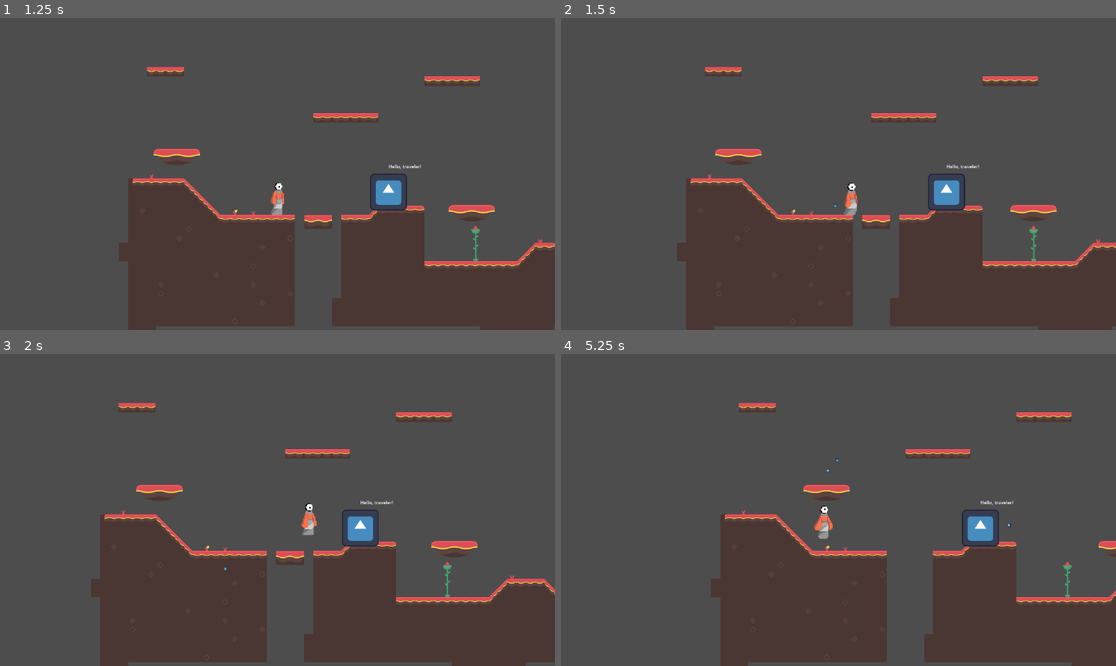
Above: before the commit, frames 1-4 (two rows, left to right).
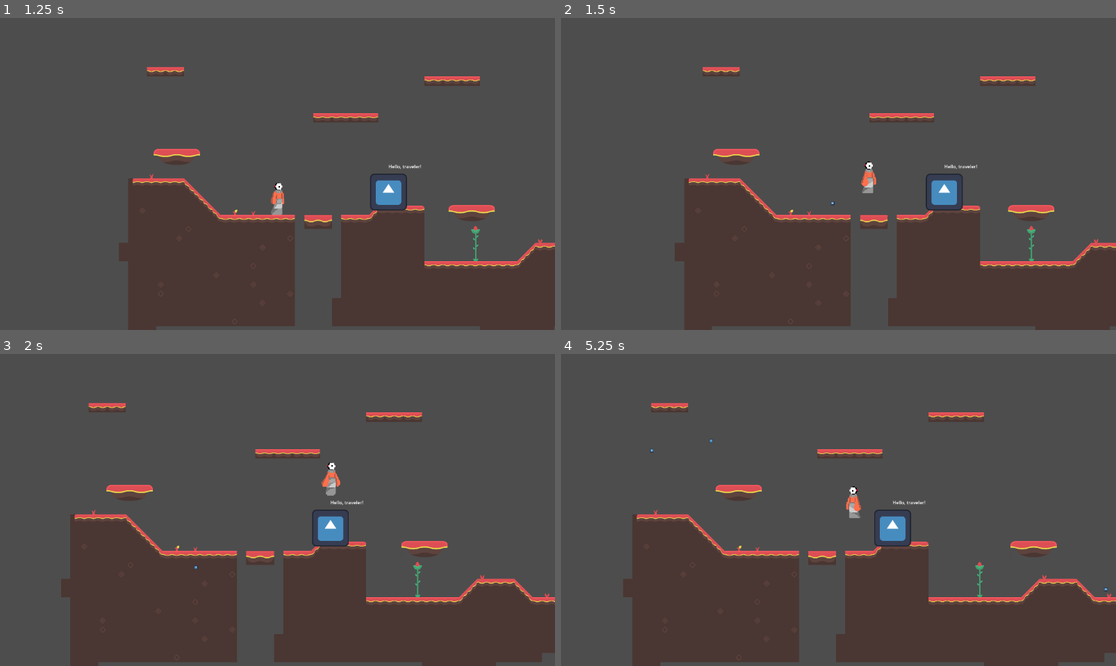
Above: after the commit, the same moments.

Repository: unsaltedkale/Quilt
Game: Godot game, scene res://Andy's Path/Scenes/AndyMain.tscn
The game is run twice, just before and just after one commit, with the same random seed, the same clock (stepped at 60 frames per second) and the same inputs. This scene is started directly instead of the project's main scene. The engine's default icon, where the game draws it, is replaced by a stand-in: a white triangle on a blue panel in a dark square.
Inputs (mouse positions are in pixels of both pictures, inside the frame that each line leads up to):
- Up to frame 1 (1.25 s): click "PLAY" at 0.5 s
- Up to frame 2 (1.5 s): tap Enter at 1.25 s; move the mouse to (810, 236) at 1.27 s; hold D (move_right) from 1.28 s (still down); tap F (fire_projectile) at 1.35 s; click (810, 236) at 1.42 s
- Up to frame 3 (2 s): keep holding D (move_right); tap Space (jump) at 1.52, 1.55, 1.82 s
- Up to frame 4 (5.25 s): move the mouse to (1005, 556) at 2.02 s; tap Space (jump) at 2.1, 2.27, 2.57, 3.05, 3.77, 4.07, 4.52, 4.55, 4.82, 5.1 s; click (1005, 556) at 2.17 s; tap F (fire_projectile) at 2.3, 2.85, 3.8, 4.35 s; move the mouse to (672, 463) at 2.77 s; release D (move_right) at 2.78 s; hold A (move_left) 2.78-5.03 s; click (672, 463) at 2.92 s; move the mouse to (866, 510) at 3.52 s; tap E (interact) at 3.6 s; click (866, 510) at 3.67 s; move the mouse to (755, 432) at 4.27 s; click (755, 432) at 4.42 s; move the mouse to (960, 494) at 5.02 s; hold D (move_right) from 5.03 s (still down); click (960, 494) at 5.17 s

Frame 1 is identical in both runs. In frame 2, 2.0% of the frame differs, in the area x 20-100%, y 15-100%; in frame 3, 12%; in frame 4, 21%, in the area x 11-100%, y 15-100%.

Commit message:
recoil & phlo animations

Diff:
--- a/Emily WIP/Scenes/player.tscn
+++ b/Emily WIP/Scenes/player.tscn
@@ -14,6 +14,10 @@
 [ext_resource type="Texture2D" uid="uid://d4enw7wsgmurv" path="res://Art/Quilt Animation Spritesheet Walk (1).png" id="10_ltfw8"]
 [ext_resource type="Texture2D" uid="uid://0qwf60hlqiwk" path="res://Art/Quilt Animation Spritesheet Jump.png" id="11_lkxuv"]
 [ext_resource type="Texture2D" uid="uid://c3nsbjc4e2qdy" path="res://Art/Quilt Animation Spritesheet Land.png" id="12_g4sr2"]
+[ext_resource type="Texture2D" uid="uid://bnfs4jedu6cg2" path="res://Art/Phlo Spritesheet Fall.png" id="13_4hfjo"]
+[ext_resource type="Texture2D" uid="uid://v6lnp4ltt52v" path="res://Art/Phlo Spritesheet Idle.png" id="14_33mbb"]
+[ext_resource type="Texture2D" uid="uid://b11e7u6tdq2t" path="res://Art/Phlo Spritesheet Jump.png" id="15_3uy0y"]
+[ext_resource type="Texture2D" uid="uid://cjfqi2ftbtkcu" path="res://Art/Phlo Spritesheet Land.png" id="16_1nwdr"]
 
 [sub_resource type="CapsuleShape2D" id="CapsuleShape2D_x8qdn"]
 radius = 4.75
@@ -54,6 +58,110 @@
 atlas = ExtResource("12_g4sr2")
 region = Rect2(0, 0, 26, 43)
 
+[sub_resource type="AtlasTexture" id="AtlasTexture_8lyhf"]
+atlas = ExtResource("13_4hfjo")
+region = Rect2(0, 0, 16, 28)
+
+[sub_resource type="AtlasTexture" id="AtlasTexture_1jo8y"]
+atlas = ExtResource("13_4hfjo")
+region = Rect2(0, 28, 16, 28)
+
+[sub_resource type="AtlasTexture" id="AtlasTexture_sfidj"]
+atlas = ExtResource("13_4hfjo")
+region = Rect2(0, 56, 16, 28)
+
+[sub_resource type="AtlasTexture" id="AtlasTexture_nvsa4"]
+atlas = ExtResource("13_4hfjo")
+region = Rect2(0, 84, 16, 28)
+
+[sub_resource type="AtlasTexture" id="AtlasTexture_mvm5y"]
+atlas = ExtResource("13_4hfjo")
+region = Rect2(0, 112, 16, 28)
+
+[sub_resource type="AtlasTexture" id="AtlasTexture_en6vk"]
+atlas = ExtResource("13_4hfjo")
+region = Rect2(0, 140, 16, 28)
+
+[sub_resource type="AtlasTexture" id="AtlasTexture_7bnyx"]
+atlas = ExtResource("13_4hfjo")
+region = Rect2(0, 168, 16, 28)
+
+[sub_resource type="AtlasTexture" id="AtlasTexture_5trxh"]
+atlas = ExtResource("13_4hfjo")
+region = Rect2(0, 196, 16, 28)
+
+[sub_resource type="AtlasTexture" id="AtlasTexture_mnf30"]
+atlas = ExtResource("14_33mbb")
+region = Rect2(0, 0, 16, 28)
+
+[sub_resource type="AtlasTexture" id="AtlasTexture_0umqi"]
+atlas = ExtResource("14_33mbb")
+region = Rect2(0, 28, 16, 28)
+
+[sub_resource type="AtlasTexture" id="AtlasTexture_kux4j"]
+atlas = ExtResource("14_33mbb")
+region = Rect2(0, 56, 16, 28)
+
+[sub_resource type="AtlasTexture" id="AtlasTexture_nsr8w"]
+atlas = ExtResource("14_33mbb")
+region = Rect2(0, 84, 16, 28)
+
+[sub_resource type="AtlasTexture" id="AtlasTexture_d6d7l"]
+atlas = ExtResource("14_33mbb")
+region = Rect2(0, 112, 16, 28)
+
+[sub_resource type="AtlasTexture" id="AtlasTexture_lyiw4"]
+atlas = ExtResource("14_33mbb")
+region = Rect2(0, 140, 16, 28)
+
+[sub_resource type="AtlasTexture" id="AtlasTexture_86r30"]
+atlas = ExtResource("14_33mbb")
+region = Rect2(0, 168, 16, 28)
+
+[sub_resource type="AtlasTexture" id="AtlasTexture_pff4o"]
+atlas = ExtResource("14_33mbb")
+region = Rect2(0, 196, 16, 28)
+
+[sub_resource type="AtlasTexture" id="AtlasTexture_4gdqu"]
+atlas = ExtResource("15_3uy0y")
+region = Rect2(0, 0, 16, 28)
+
+[sub_resource type="AtlasTexture" id="AtlasTexture_vo3ff"]
+atlas = ExtResource("15_3uy0y")
+region = Rect2(0, 28, 16, 28)
+
+[sub_resource type="AtlasTexture" id="AtlasTexture_ffxbn"]
+atlas = ExtResource("15_3uy0y")
+region = Rect2(0, 56, 16, 28)
+
+[sub_resource type="AtlasTexture" id="AtlasTexture_jjonq"]
+atlas = ExtResource("15_3uy0y")
+region = Rect2(0, 84, 16, 28)
+
+[sub_resource type="AtlasTexture" id="AtlasTexture_loah5"]
+atlas = ExtResource("15_3uy0y")
+region = Rect2(0, 112, 16, 28)
+
+[sub_resource type="AtlasTexture" id="AtlasTexture_hvkkx"]
+atlas = ExtResource("15_3uy0y")
+region = Rect2(0, 140, 16, 28)
+
+[sub_resource type="AtlasTexture" id="AtlasTexture_djbab"]
+atlas = ExtResource("15_3uy0y")
+region = Rect2(0, 168, 16, 28)
+
+[sub_resource type="AtlasTexture" id="AtlasTexture_tt3ll"]
+atlas = ExtResource("15_3uy0y")
+region = Rect2(0, 196, 16, 28)
+
+[sub_resource type="AtlasTexture" id="AtlasTexture_uovq0"]
+atlas = ExtResource("16_1nwdr")
+region = Rect2(0, 0, 15, 27)
+
+[sub_resource type="AtlasTexture" id="AtlasTexture_682rl"]
+atlas = ExtResource("16_1nwdr")
+region = Rect2(0, 27, 15, 27)
+
 [sub_resource type="AtlasTexture" id="AtlasTexture_tcrre"]
 atlas = ExtResource("9_17h1f")
 region = Rect2(0, 0, 34, 44)
@@ -181,6 +289,104 @@
 }],
 "loop": false,
 "name": &"land",
+"speed": 5.0
+}, {
+"frames": [{
+"duration": 1.0,
+"texture": SubResource("AtlasTexture_8lyhf")
+}, {
+"duration": 1.0,
+"texture": SubResource("AtlasTexture_1jo8y")
+}, {
+"duration": 1.0,
+"texture": SubResource("AtlasTexture_sfidj")
+}, {
+"duration": 1.0,
+"texture": SubResource("AtlasTexture_nvsa4")
+}, {
+"duration": 1.0,
+"texture": SubResource("AtlasTexture_mvm5y")
+}, {
+"duration": 1.0,
+"texture": SubResource("AtlasTexture_en6vk")
+}, {
+"duration": 1.0,
+"texture": SubResource("AtlasTexture_7bnyx")
+}, {
+"duration": 1.0,
+"texture": SubResource("AtlasTexture_5trxh")
+}],
+"loop": false,
+"name": &"phlo_fall",
+"speed": 5.0
+}, {
+"frames": [{
+"duration": 1.0,
+"texture": SubResource("AtlasTexture_mnf30")
+}, {
+"duration": 1.0,
+"texture": SubResource("AtlasTexture_0umqi")
+}, {
+"duration": 1.0,
+"texture": SubResource("AtlasTexture_kux4j")
+}, {
+"duration": 1.0,
+"texture": SubResource("AtlasTexture_nsr8w")
+}, {
+"duration": 1.0,
+"texture": SubResource("AtlasTexture_d6d7l")
+}, {
+"duration": 1.0,
+"texture": SubResource("AtlasTexture_lyiw4")
+}, {
+"duration": 1.0,
+"texture": SubResource("AtlasTexture_86r30")
+}, {
+"duration": 1.0,
+"texture": SubResource("AtlasTexture_pff4o")
+}],
+"loop": true,
+"name": &"phlo_idle",
+"speed": 6.0
+}, {
+"frames": [{
+"duration": 1.0,
+"texture": SubResource("AtlasTexture_4gdqu")
+}, {
+"duration": 1.0,
+"texture": SubResource("AtlasTexture_vo3ff")
+}, {
+"duration": 1.0,
+"texture": SubResource("AtlasTexture_ffxbn")
+}, {
+"duration": 1.0,
+"texture": SubResource("AtlasTexture_jjonq")
+}, {
+"duration": 1.0,
+"texture": SubResource("AtlasTexture_loah5")
+}, {
+"duration": 1.0,
+"texture": SubResource("AtlasTexture_hvkkx")
+}, {
+"duration": 1.0,
+"texture": SubResource("AtlasTexture_djbab")
+}, {
+"duration": 1.0,
+"texture": SubResource("AtlasTexture_tt3ll")
+}],
+"loop": false,
+"name": &"phlo_jump",
+"speed": 5.0
+}, {
+"frames": [{
+"duration": 1.0,
+"texture": SubResource("AtlasTexture_uovq0")
+}, {
+"duration": 1.0,
+"texture": SubResource("AtlasTexture_682rl")
+}],
+"loop": true,
+"name": &"phlo_land",
 "speed": 5.0
 }, {
 "frames": [{
@@ -287,4 +493,4 @@
 position = Vector2(1.1920929e-07, 0)
 scale = Vector2(2.5, 2.5)
 sprite_frames = SubResource("SpriteFrames_4hfjo")
-animation = &"fall"
+animation = &"phlo_land"
--- a/Emily WIP/Scripts/movement_component.gd
+++ b/Emily WIP/Scripts/movement_component.gd
@@ -8,4 +8,10 @@
 var previous_velocity = 0
 
 func handle_horizontal_movement(body: CharacterBody2D, direction: float) -> void:
-	body.velocity.x = direction * speed
+	#if body.is_on_floor():
+		#body.velocity.x = direction * speed
+	#else:
+		#pass
+	var delta: float = get_process_delta_time()
+	var traction = 2500
+	body.velocity.x = move_toward(body.velocity.x, direction * speed, delta * traction)
--- a/Emily WIP/Scripts/recoil_component.gd
+++ b/Emily WIP/Scripts/recoil_component.gd
@@ -3,13 +3,14 @@
 
 @export_subgroup("Settings")
 
-var force = 300
+var force : Vector2 = Vector2(3000,1500)
 var player_direction
 
 func handle_recoil(body: CharacterBody2D, direction: float):
 	if Input.is_action_just_pressed("fire_projectile"):
-		var mouse_pos = get_viewport().get_mouse_position() * get_viewport().get_canvas_transform()
-		player_direction = (body.position - mouse_pos).normalized()
-		body.velocity += player_direction * force
-		print("player changed pos ", player_direction, "player act pos ", body.position, " mouse position ", body.position - mouse_pos)
+
+		# var mouse_pos = get_viewport().get_mouse_position() + get_viewport().get_canvas_transform()
+		player_direction = body.get_local_mouse_position().normalized()
+		body.velocity -= player_direction * force
+		print("player direction ", player_direction, "player act pos ", body.global_position)
 		# x position is too large
Binary file added: Art/Phlo Spritesheet Fall.png
Not shown, added: Art/Phlo Spritesheet Fall.png.import
Binary file added: Art/Phlo Spritesheet Idle.png
Not shown, added: Art/Phlo Spritesheet Idle.png.import
Binary file added: Art/Phlo Spritesheet Jump.png
Not shown, added: Art/Phlo Spritesheet Jump.png.import
Binary file added: Art/Phlo Spritesheet Land.png
Not shown, added: Art/Phlo Spritesheet Land.png.import
Not shown: 1 places in Emily WIP/Scenes/player.tscn that only renumber resources
